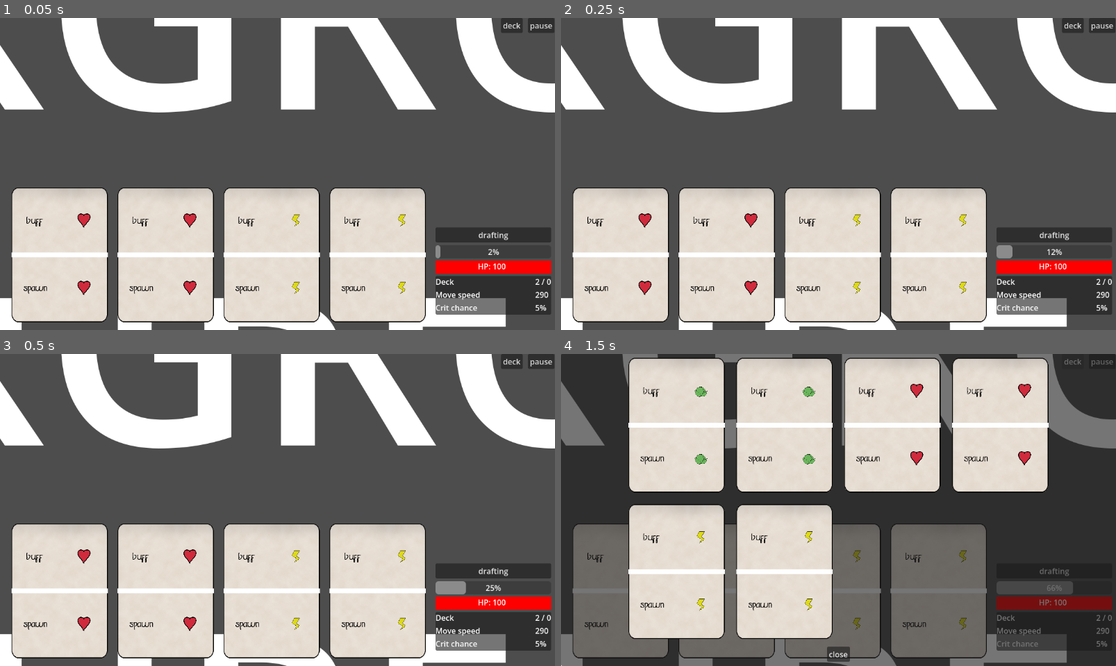
Above: before the commit, frames 1-4 (two rows, left to right).
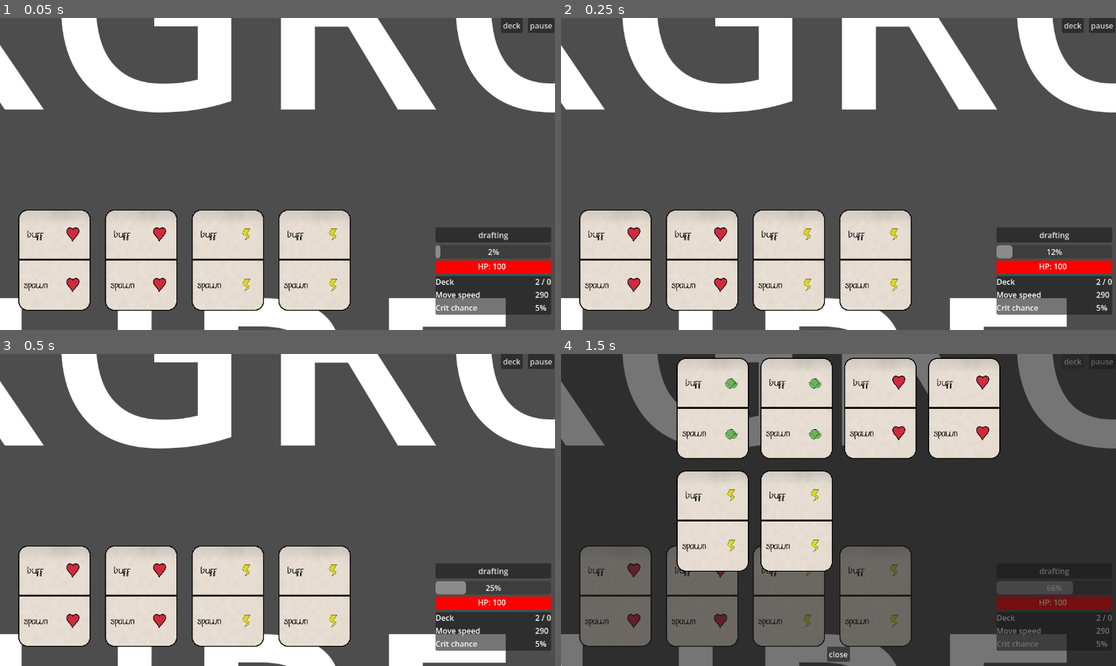
Above: after the commit, the same moments.

Repository: Lobbsterwaffles/Brocci
Game: Godot game, scene res://rootly.tscn
The game is run twice, just before and just after one commit, with the same random seed, the same clock (stepped at 60 frames per second) and the same inputs.
Inputs (mouse positions are in pixels of both pictures, inside the frame that each line leads up to):
- Up to frame 1 (0.05 s): no input
- Up to frame 2 (0.25 s): no input
- Up to frame 3 (0.5 s): no input
- Up to frame 4 (1.5 s): click (622, 591) at 0.52 s; click "deck" at 1.25 s

The runs differ from the first frame. In frame 1, 20% of the frame differs, in the area x 2-77%, y 54-98%; in frame 2, 20%; in frame 3, 20%; in frame 4, 40%, in the area x 2-88%, y 1-98%.

Commit message:
cardsize

Diff:
--- a/cardbackground.tscn
+++ b/cardbackground.tscn
@@ -2,11 +2,14 @@
 
 [ext_resource type="Texture2D" uid="uid://bpb5ryxraqcx3" path="res://Sprites/blankcard.png" id="1_u56tl"]
 
-[node name="Cardbackground" type="Node2D" unique_id=304676987]
+[node name="Cardbackground" type="Control" unique_id=1384645690]
+layout_mode = 3
+anchors_preset = 0
 
 [node name="NinePatchRect" type="NinePatchRect" parent="." unique_id=486331723]
-offset_right = 285.0
-offset_bottom = 325.0
+layout_mode = 0
+offset_right = 120.0
+offset_bottom = 344.0
 texture = ExtResource("1_u56tl")
 patch_margin_left = 20
 patch_margin_top = 20
--- a/drafting.gd
+++ b/drafting.gd
@@ -63,9 +63,7 @@
 	for i in card_nodes.size():
 		card_nodes[i].get_node("btn").pressed.connect(on_click_card.bind(i))
 
-
 func on_click_card(i):
-	print("O C C ", i)
 	for e in card_nodes:
 		e.get_node("highlight").hide()
 	card_nodes[i].get_node("highlight").show()
--- a/hud.tscn
+++ b/hud.tscn
@@ -25,16 +25,16 @@
 
 [node name="card_container" type="HBoxContainer" parent="." unique_id=371928176]
 layout_mode = 1
-anchors_preset = -1
-anchor_left = 0.020833334
-anchor_top = -1.1764706
-anchor_right = 0.7777778
-anchor_bottom = 0.8826471
-offset_bottom = -0.040008545
+anchors_preset = 12
+anchor_top = 1.0
+anchor_right = 1.0
+anchor_bottom = 1.0
+offset_left = 38.0
+offset_top = -289.0
+offset_right = -271.0
 grow_horizontal = 2
-grow_vertical = 2
-theme_override_constants/separation = 20
-metadata/_edit_use_anchors_ = true
+grow_vertical = 0
+theme_override_constants/separation = 30
 
 [node name="card_hero" type="VBoxContainer" parent="." unique_id=1818059824]
 layout_mode = 1
--- a/quartercard.tscn
+++ b/quartercard.tscn
@@ -2,27 +2,33 @@
 
 [ext_resource type="Theme" uid="uid://smucn33shco0" path="res://UI/card_theme.tres" id="1_7brjw"]
 [ext_resource type="Script" uid="uid://o8pbwq2l85jm" path="res://quartercard.gd" id="1_mhoas"]
-[ext_resource type="PackedScene" uid="uid://dal4r3puvsnaw" path="res://cardbackground.tscn" id="2_nu006"]
+[ext_resource type="Texture2D" uid="uid://bpb5ryxraqcx3" path="res://Sprites/blankcard.png" id="3_7brjw"]
 
 [node name="quartercard" type="Control" unique_id=492484101]
-custom_minimum_size = Vector2(200, 280)
+custom_minimum_size = Vector2(150, 210)
 layout_mode = 3
-anchor_right = 0.17281067
-anchor_bottom = 0.43209878
+anchor_right = 0.1294079
+anchor_bottom = 0.32407406
 offset_right = 0.9221039
-scale = Vector2(0.99538946, 1)
-size_flags_horizontal = 0
+scale = Vector2(0.9608155, 1.0023766)
+size_flags_horizontal = 4
+size_flags_vertical = 4
 theme = ExtResource("1_7brjw")
 script = ExtResource("1_mhoas")
 metadata/_edit_use_anchors_ = true
 
-[node name="Cardbackground" parent="." unique_id=304676987 instance=ExtResource("2_nu006")]
-visibility_layer = 2
-scale = Vector2(0.70006156, 0.8602648)
-
-[node name="Line2D" type="Line2D" parent="." unique_id=1797913439]
-position = Vector2(0, 140)
-points = PackedVector2Array(0, 0, 200, 0)
+[node name="NinePatchRect" type="NinePatchRect" parent="." unique_id=992704774]
+layout_mode = 1
+anchors_preset = 15
+anchor_right = 1.0
+anchor_bottom = 1.0
+grow_horizontal = 2
+grow_vertical = 2
+texture = ExtResource("3_7brjw")
+patch_margin_left = 20
+patch_margin_top = 20
+patch_margin_right = 20
+patch_margin_bottom = 20
 
 [node name="highlight" type="Line2D" parent="." unique_id=172202190]
 visible = false
@@ -32,10 +38,19 @@
 begin_cap_mode = 2
 end_cap_mode = 2
 
+[node name="Line2D" type="Line2D" parent="." unique_id=1902386601]
+scale = Vector2(1, 0.99999994)
+points = PackedVector2Array(0, 103.75343, 149.8727, 103.75343)
+width = 4.0
+default_color = Color(0.06638208, 0.06491372, 0, 1)
+
 [node name="VBoxContainer" type="VBoxContainer" parent="." unique_id=988171434]
-layout_mode = 0
-offset_right = 200.0
-offset_bottom = 280.0
+layout_mode = 1
+anchors_preset = 15
+anchor_right = 1.0
+anchor_bottom = 1.0
+grow_horizontal = 2
+grow_vertical = 2
 size_flags_stretch_ratio = 0.0
 theme = ExtResource("1_7brjw")
 theme_override_constants/separation = 0
@@ -73,7 +88,13 @@
 size_flags_horizontal = 3
 
 [node name="btn" type="Button" parent="." unique_id=1011689615]
+visible = false
 layout_mode = 0
 offset_right = 200.0
 offset_bottom = 280.0
 flat = true
+
+[node name="ReferenceRect" type="ReferenceRect" parent="." unique_id=2067288405]
+layout_mode = 0
+offset_right = 149.8727
+offset_bottom = 207.50684
--- a/rootly.gd
+++ b/rootly.gd
@@ -76,7 +76,6 @@
 	my_hand.append(c)
 	ref_cc.add_child(c.as_node())
 
-
 func _ready():
 	process_mode = ProcessMode.PROCESS_MODE_DISABLED
 	%Player.shoot.connect(_on_player_shoot)
@@ -108,7 +107,6 @@
 	get_node("%ui/hud/deck_btn").pressed.connect(show_deckview)
 	get_node("%ui/deck_view/close_btn").pressed.connect(quit_deckview)
 	get_node("%ui/hud/drafting_btn").pressed.connect(begin_drafting)
-
 	get_node("%ui/drafting").card_chosen.connect(on_card_chosen)
 
 	my_deck.append_array(Library.STARTING_DECK)
@@ -118,7 +116,6 @@
 	# begin_drafting()
 
 func on_card_chosen(c):
-	print("Card chosen ", c)
 	finish_drafting()
 	my_deck.append(c)
 
@@ -148,6 +145,7 @@
 	var n = ref_cc.get_child(0)
 	n.reparent(get_node("ui/hud/card_hero"), false)
 	$hero_timer.start(1)
+	do_card_effects(c)
 	my_discard.append(c)
 
 func _on_hero_timeout():
@@ -184,6 +182,9 @@
 	%Player.health_max += x
 	%Player.health += x
 
+func heal(x):
+	%Player.health = min(%Player.health_max, x + %Player.health)
+
 func gain_ms(x):
 	%Player.speed += x
 
@@ -203,7 +204,6 @@
 	get_node("%ui/deck_view").show()
 	get_node("%ui/deck_view").process_mode = ProcessMode.PROCESS_MODE_WHEN_PAUSED
 	var all_cards = my_deck + my_hand + my_discard
-	print("Cs ", all_cards)
 	get_node("%ui/deck_view").populate(all_cards)
 
 func quit_deckview():
@@ -211,3 +211,23 @@
 	get_node("%ui/deck_view").clear()
 	get_node("%ui/deck_view").process_mode = ProcessMode.PROCESS_MODE_DISABLED
 	get_tree().paused = false
+
+func do_card_effects(card):
+	do_effect_row(card.top_cat, card.top_color)
+
+func do_effect_row(cat, color):
+	match [cat, color]:
+		[Library.CardCategory.GAIN, Library.CardColor.RED]: gain_max_hp(10)
+		[Library.CardCategory.GAIN, Library.CardColor.GREEN]: gain_max_hp(10)
+		[Library.CardCategory.GAIN, Library.CardColor.YELLOW]: gain_ms(10)
+
+		[Library.CardCategory.BUFF, Library.CardColor.RED]: heal(10)
+		[Library.CardCategory.BUFF, Library.CardColor.GREEN]: buff_player_dmg(1.05, 5)
+		[Library.CardCategory.BUFF, Library.CardColor.YELLOW]: buff_player_ms(1.15, 5)
+
+		[Library.CardCategory.SPAWN, Library.CardColor.RED]: spawn_enemy1(2)
+		[Library.CardCategory.SPAWN, Library.CardColor.GREEN]: spawn_enemy2(2)
+		[Library.CardCategory.SPAWN, Library.CardColor.YELLOW]: spawn_enemy2(2)
+
+		_:
+			print("?? CARD")
